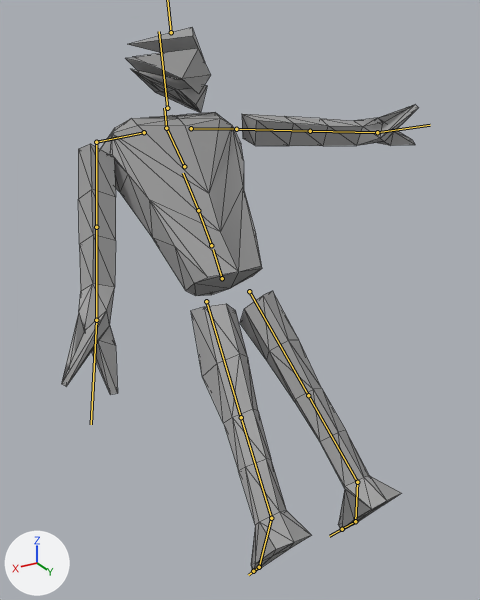
An edit to the glTF model glb_imports/8164_meshes.glb, drawn before and after from the same camera.
Camera for both pictures: a 50 mm lens placed at (13.5, 21.6, 20.8), pointed at (-0.8, -2.2, 8.9). Lighting does not change. The marker at lower left points along +X, +Y and +Z. Both versions are drawn at frame 4 of the action 'StrafeLaser'; the numbers are the values there. The bones that bend it are drawn over the model as lines. Mesh edges are drawn as thin lines.

In view in the first picture: 'Body.001'.
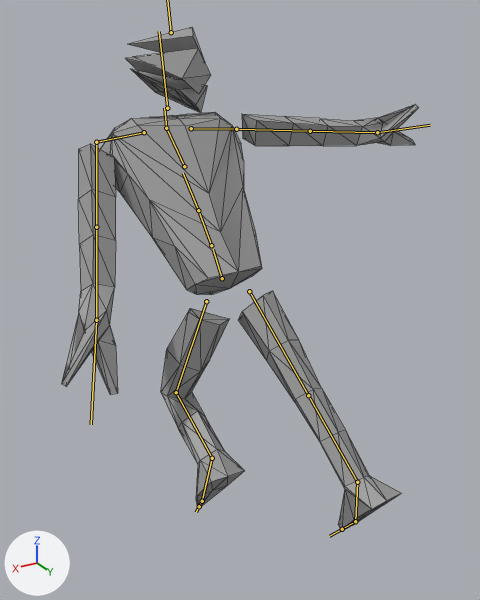
Changed parts and their boxes [x1, y1, x2, y2] in the pictures (480 x 600 px):
'Body.001', posed (8% shorter): before [61, 27, 419, 573]; after [61, 27, 419, 530]
bone 'mixamorig:LeftUpLeg', root to tip: before (206, 301) to (241, 417); after (206, 301) to (176, 392)
bone 'mixamorig:LeftLeg', root to tip: before (241, 417) to (271, 518); after (176, 392) to (212, 458)
bone 'mixamorig:LeftFoot', root to tip: before (271, 518) to (259, 567); after (212, 458) to (202, 501)

The edits, one by one:
Bone 'mixamorig:LeftUpLeg' (bone_mixamorig_leftupleg) turns from (-15, -7, 3) to (50, -7, 3) degrees about its own x, y and z.
Bone 'mixamorig:LeftLeg' (bone_mixamorig_leftleg) turns from (2, 0, 0) to (-86, 0, 0) degrees about its own x, y and z.
Bone 'mixamorig:LeftFoot' (bone_mixamorig_leftfoot) turns from (-7, 3, -8) to (19, 5, -7) degrees about its own x, y and z.
